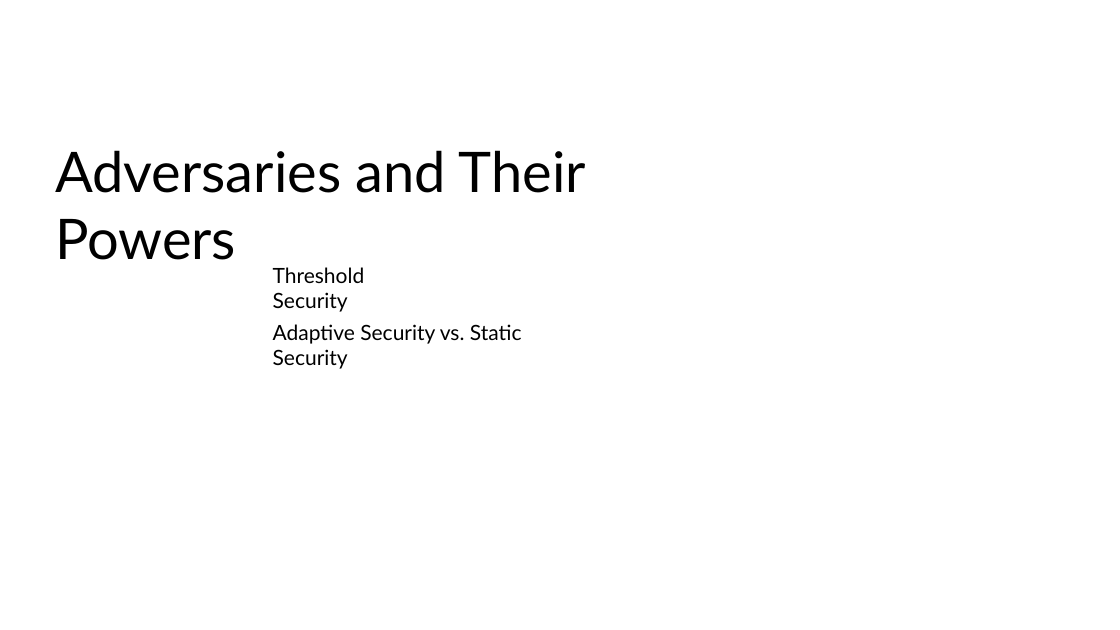
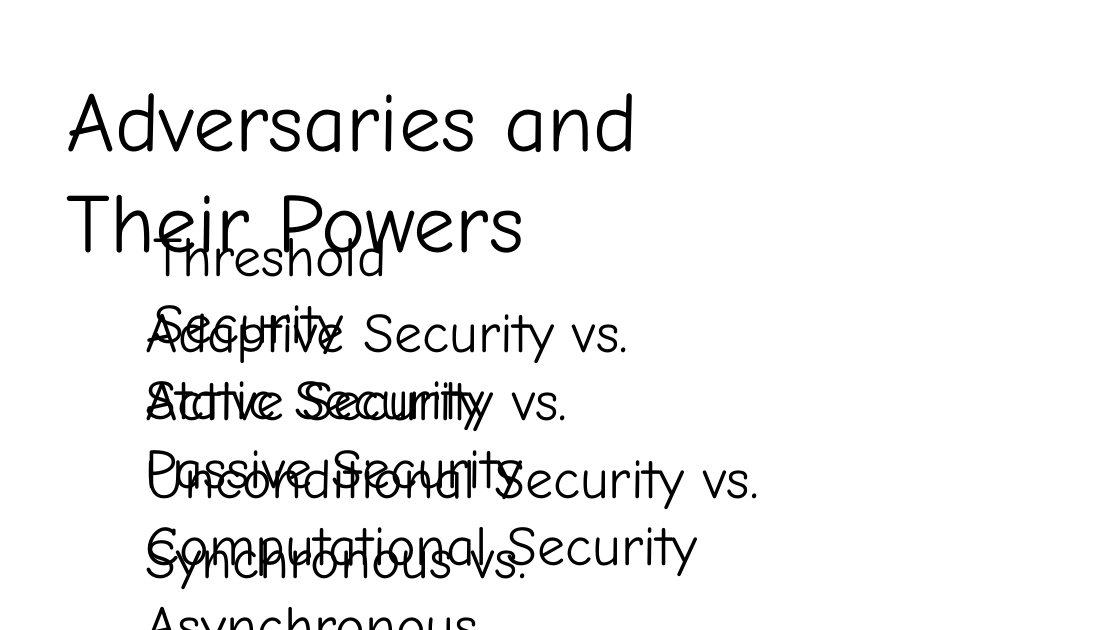
Before and after one commit to privacy-iitk/cs714-26-Winter, a slide deck: slide 39 of Chapter4.pptx (slide 19 before the commit). Drawn at 1120x630 pixels with LibreOffice and Linux fonts; fonts in the diff are those of the drawing. Boxes give left, top, right and bottom in pixels: in the first picture for what was removed or moved away, otherwise in the second. Text is boxed around its words. In the diff, an @@ line names an element or a change of style, - is before the commit and + after.

```diff
--- a/Chapter4.pptx
+++ b/Chapter4.pptx
@@ text "Adversaries and Their Powers" moved from (x1=55, y1=150, x2=586, y2=260) to (x1=66, y1=93, x2=638, y2=277) @@
@@ text "Adversaries and Their Powers" at (x1=66, y1=93, x2=638, y2=277): size 48 to 72 pt, font Lato to Comic Neue @@
@@ text "Threshold Security" at (x1=153, y1=227, x2=386, y2=362): size 18 to 48 pt, font Lato to Comic Neue @@
@@ text "Threshold Security" moved from (x1=273, y1=267, x2=365, y2=312) to (x1=153, y1=227, x2=386, y2=362) @@
@@ text "Adaptive Security vs. Static Security" moved from (x1=273, y1=324, x2=522, y2=369) to (x1=145, y1=314, x2=628, y2=431) @@
@@ text "Adaptive Security vs. Static Security" at (x1=145, y1=314, x2=628, y2=431): size 18 to 48 pt, font Lato to Comic Neue @@
@@ text added at (x1=145, y1=381, x2=567, y2=499), 48 pt, text #000000 @@
+Active Security vs. Passive Security
@@ text added at (x1=145, y1=450, x2=758, y2=584), 48 pt, text #000000 @@
+Unconditional Security vs. Computational Security
@@ text added at (x1=145, y1=529, x2=452, y2=589), 48 pt, text #000000 @@
+Synchronous vs. Asynchronous
```
Also in this commit, not shown: 1 other slide changed, 40 slides added, 1 other file.
